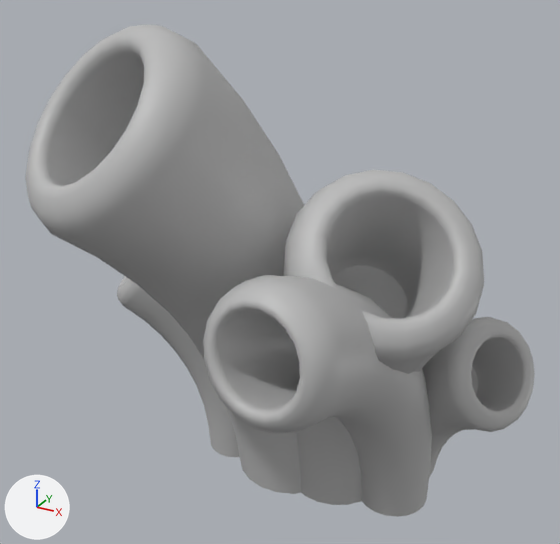
A saved change to the FBX model Prototype_Two/Assets/KristyStuff/Coral_Bunch03.fbx.
Camera for both pictures: a 50 mm camera at (0.0152, -0.0303, 0.0259) aimed at (0.0008, -0.0042, 0.0129). The lights are fixed; the arrows at lower left show +X, +Y and +Z. Where no turn or scale is listed for an object, it has been applied to the vertices.

Objects in the first picture: 'Coral_Base10', 'Coral_Base11', 'Coral_Base12', 'Coral_Base13', 'Coral_Base9'.
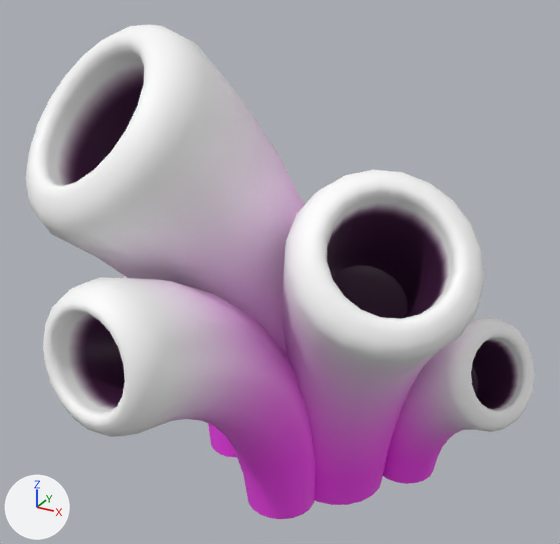
What differs and where, as boxes [x1, y1, x2, y2] in the pictures (560 x 544 px):
```json
{"object": "Coral_Base10", "change": "recoloured, surface changed, moved", "before": [203, 275, 432, 517], "after": [43, 277, 315, 519]}
{"object": "Coral_Base9", "change": "recoloured, surface changed", "before": [25, 25, 304, 494], "after": [25, 25, 304, 494], "on screen": "grey to white"}
{"object": "Coral_Base11", "change": "recoloured, surface changed", "before": [282, 170, 484, 505], "after": [282, 170, 484, 505]}
{"object": "Coral_Base12", "change": "recoloured", "before": [383, 317, 535, 484], "after": [383, 317, 535, 484]}
{"object": "Coral_Base13", "change": "recoloured", "before": [117, 276, 240, 457], "after": [117, 276, 240, 457], "on screen": "grey to pink"}
{"part": 2, "of": "me_mesh", "change": "surface changed", "before": [25, 25, 304, 494], "after": [25, 25, 304, 353], "on screen": "grey to white"}
{"part": 3, "of": "me_mesh_002", "change": "surface changed", "before": [283, 170, 484, 505], "after": [282, 170, 484, 505]}
```

Scene script edits in JSON lines:
```json
{"op": "add", "block": "img_coral_m_coral_pink_basemap_png", "code": ["img_coral_m_coral_pink_basemap_png = load_image('Coral_M_Coral_Pink_BaseMap.png', '_unpacked/Coral_M_Coral_Pink_BaseMap.png', 1024, 1024, 'sRGB')"]}
{"op": "add", "block": "mat_m_coral_pink", "code": ["mat_m_coral_pink = principled_material('M_Coral_Pink')", "mat_m_coral_pink.texture = img_coral_m_coral_pink_basemap_png"]}
{"block": "me_mesh", "where": "me_mesh.from_pydata(...)  # 361 vertices, 360 faces; spans x -0.0078..0.003, y -0.0114..0.0028, z 0.0..0.0228"}
{"block": "me_mesh", "where": "# used by ob_coral_base9; location = (-0.00069, 0.0, 0.0)"}
{"op": "remove", "block": "me_mesh", "code": "me_mesh.materials.append(mat_lambert1)  # grey #bcbcbc"}
{"block": "me_mesh", "change": "me_mesh part 2: texture (UV) coordinates of 360 of 360 faces, centred in x -0.0077..0.0029, y -0.0113..0.0028, z 0.0012..0.0227, changed; they spanned u 0.34..0.66, v 0.31..1.0 and now span u 0.0..1.0, v 0.0..1.0"}
{"op": "add", "block": "me_mesh", "code": "me_mesh.materials.append(mat_m_coral_pink)  # picture img_coral_m_coral_pink_basemap_png"}
{"block": "me_mesh_002", "where": "me_mesh_002.from_pydata(...)  # 361 vertices, 360 faces; spans x -0.0025..0.0073, y -0.008..0.0025, z 0.0..0.0176"}
{"block": "me_mesh_002", "where": "# used by ob_coral_base11; location = (0.0019, 0.0, 0.0)"}
{"op": "remove", "block": "me_mesh_002", "code": "me_mesh_002.materials.append(mat_lambert1)  # grey #bcbcbc"}
{"block": "me_mesh_002", "change": "me_mesh_002 part 3: texture (UV) coordinates of 360 of 360 faces, centred in x -0.0024..0.0072, y -0.008..0.0024, z 0.0009..0.0175, changed; they spanned u 0.34..0.66, v 0.31..1.0 and now span u 0.0..1.0, v 0.0..1.0"}
{"op": "add", "block": "me_mesh_002", "code": "me_mesh_002.materials.append(mat_m_coral_pink)  # picture img_coral_m_coral_pink_basemap_png"}
{"block": "me_mesh_004", "where": "me_mesh_004.from_pydata(...)  # 361 vertices, 360 faces; spans x -0.00557..0.00162, y -0.00417..0.00167, z 0.0..0.01253"}
{"op": "remove", "block": "me_mesh_004", "code": "me_mesh_004.materials.append(mat_lambert1)  # grey #bcbcbc"}
{"op": "add", "block": "me_mesh_004", "code": "me_mesh_004.materials.append(mat_m_coral_pink)  # picture img_coral_m_coral_pink_basemap_png"}
{"block": "me_mesh_001", "where": "me_mesh_001.from_pydata(...)  # 361 vertices, 360 faces; spans x -0.004..0.0019, y -0.0114..0.0017, z 0.0..0.0153"}
{"block": "me_mesh_001", "where": "# used by ob_coral_base10; location = (0.00501, 0.0, 0.0)"}
{"op": "remove", "block": "me_mesh_001", "code": "me_mesh_001.materials.append(mat_lambert1)  # grey #bcbcbc"}
{"block": "me_mesh_001", "change": "me_mesh_001 part 1: texture (UV) coordinates of 360 of 360 faces, centred in x -0.0039..0.0019, y -0.0114..0.0017, z 0.0009..0.0152, changed; they spanned u 0.34..0.66, v 0.31..1.0 and now span u 0.0..1.0, v 0.0..1.0"}
{"op": "add", "block": "me_mesh_001", "code": "me_mesh_001.materials.append(mat_m_coral_pink)  # picture img_coral_m_coral_pink_basemap_png"}
{"block": "me_mesh_003", "where": "me_mesh_003.from_pydata(...)  # 361 vertices, 360 faces; spans x -0.00159..0.00608, y -0.00466..0.00163, z 0.0..0.01042"}
{"op": "remove", "block": "me_mesh_003", "code": "me_mesh_003.materials.append(mat_lambert1)  # grey #bcbcbc"}
{"op": "add", "block": "me_mesh_003", "code": "me_mesh_003.materials.append(mat_m_coral_pink)  # picture img_coral_m_coral_pink_basemap_png"}
{"op": "set", "path": "ob_coral_base10.location", "old": "(0.00501, 0.0, 0.0)", "new": "(0.0002, -0.00286, 0.0)"}
```
